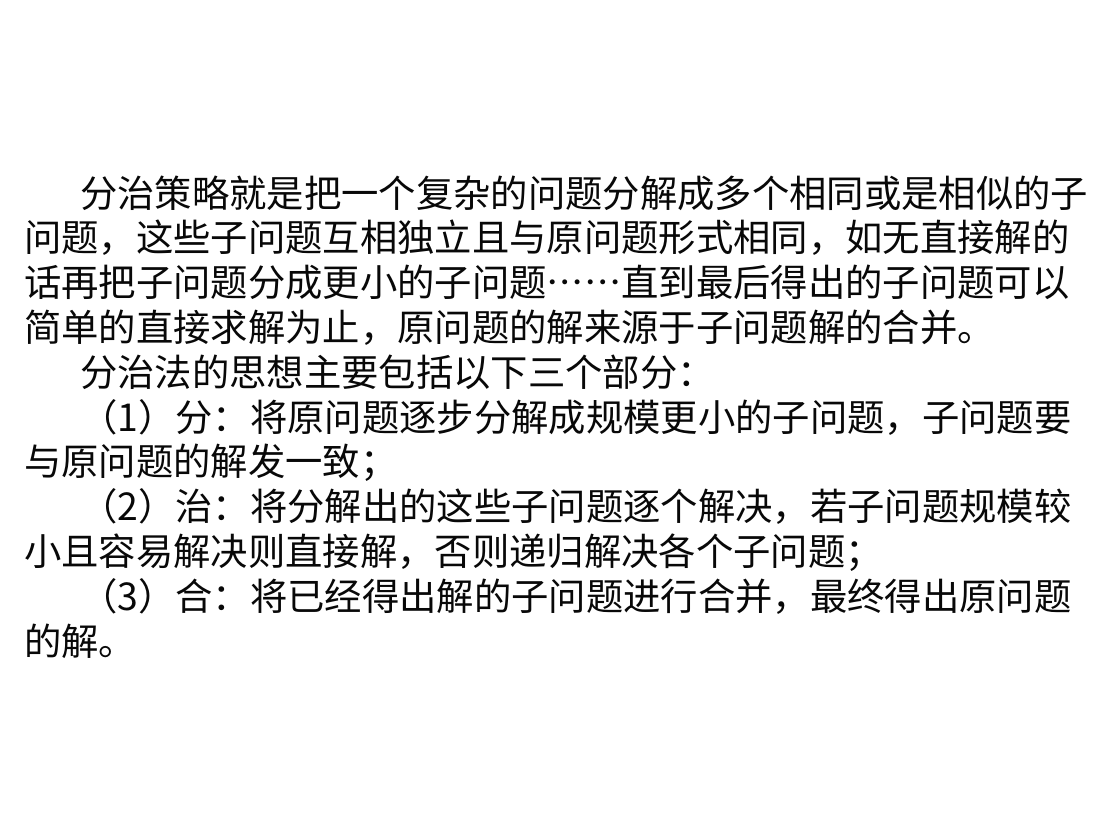
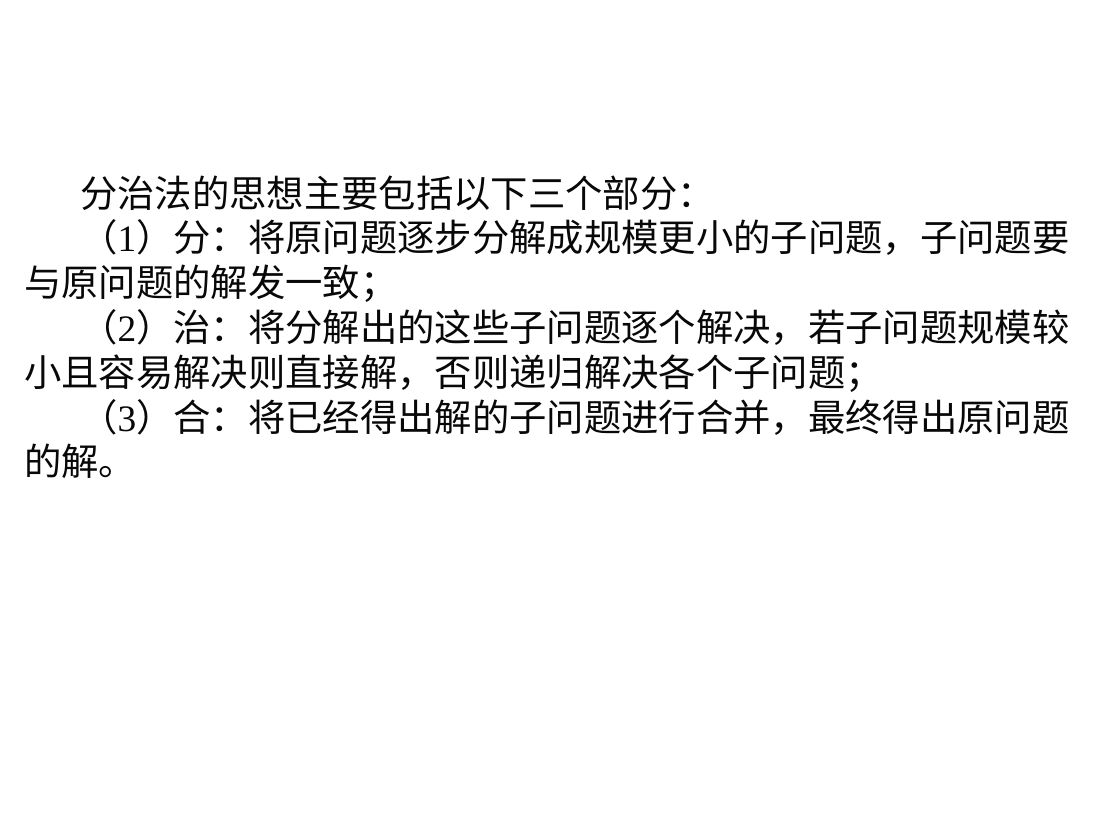
Before and after one commit to liutongling/DP, a slide deck: slide 33 of file/第3章 分治法计.pptx (slide 37 before the commit). Drawn at 1120x840 pixels with LibreOffice and Linux fonts; fonts in the diff are those of the drawing; background and template pictures are left out. Boxes give left, top, right and bottom in pixels: in the first picture for what was removed or moved away, otherwise in the second. Text is boxed around its words. In the diff, an @@ line names an element or a change of style, - is before the commit and + after.

```diff
--- a/file/第3章 分治法计.pptx
+++ b/file/第3章 分治法计.pptx
@@ text "分治法的思想主要包括以下三个部分：" at (x1=24, y1=175, x2=1069, y2=478): font Noto Sans CJK SC to Times New Roman @@
@@ text at (x1=24, y1=175, x2=1088, y2=345): paragraph removed @@
-分治策略就是把一个复杂的问题分解成多个相同或是相似的子问题，这些子问题互相独立且与原问题形式相同，如无直接解的话再把子问题分成更小的子问题……直到最后得出的子问题可以简单的直接求解为止，原问题的解来源于子问题解的合并。
```
Also in this commit, not shown: 14 other slides changed, 15 slides added, 8 slides removed, 2 other files.
